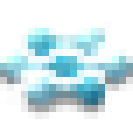
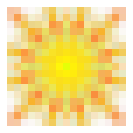
Two versions of the same layered image (133x133). Layer-by-layer changes:
showed "sr_magnetite_ore", painted on it over [0, 7, 133, 126]
hid "sr_liquified_scritch" over [0, 21, 133, 119]
